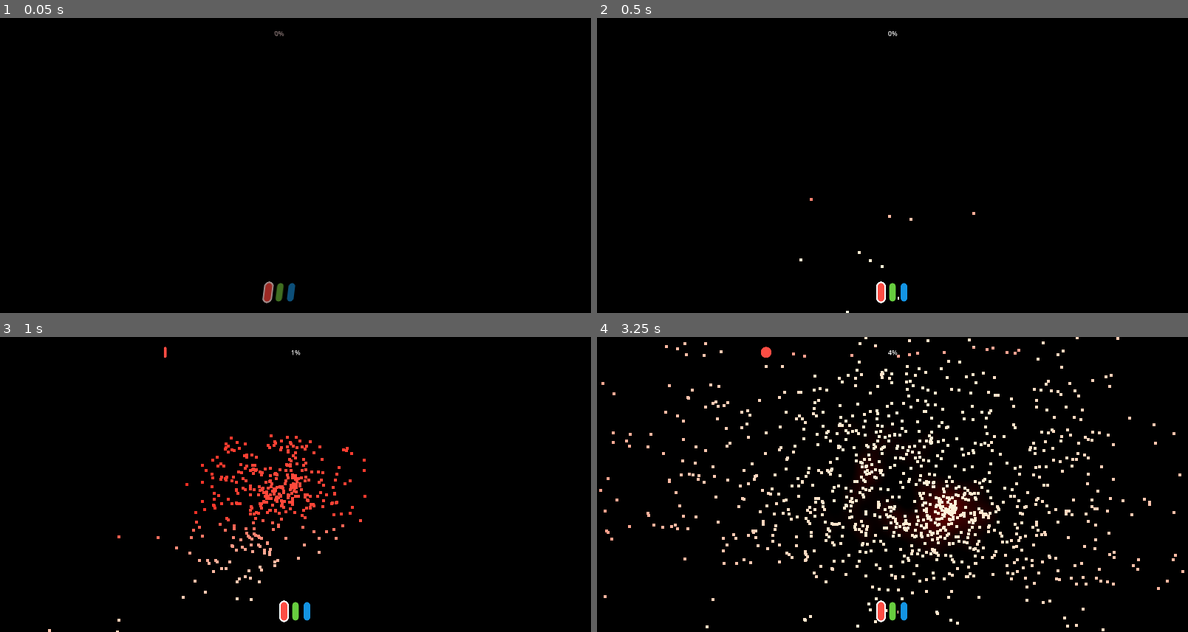
Above: before the commit, frames 1-4 (two rows, left to right).
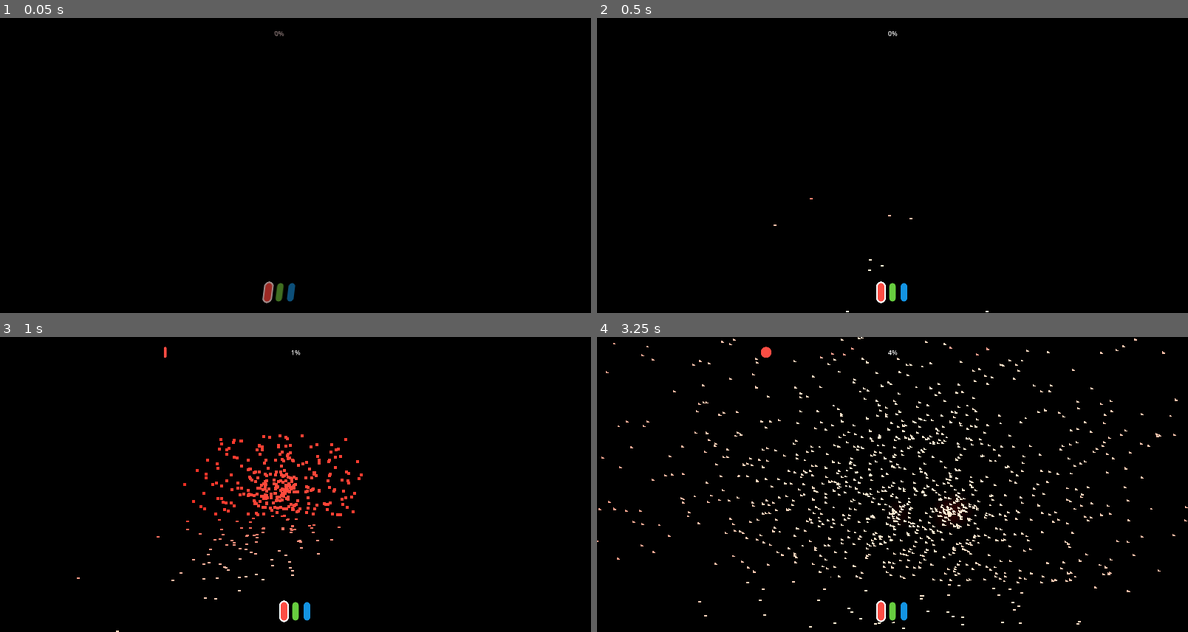
Above: after the commit, the same moments.

Repository: excessive/ludum-dare-59
Game: Godot game, scene res://main.tscn
Same seed, same stepped clock (60 frames per second), same inputs: the game is played once before the commit and once after it.
Inputs (mouse positions are in pixels of both pictures, inside the frame that each line leads up to):
- Up to frame 1 (0.05 s): no input
- Up to frame 2 (0.5 s): no input
- Up to frame 3 (1 s): press the mouse at (295, 484) at 0.53 s; hold D (move_right) from 0.53 s (still down); tap Space (jump) at 0.77 s
- Up to frame 4 (3.25 s): move the mouse to (862, 484) at 1.27 s; release D (move_right) at 1.28 s; release the mouse at (862, 484) at 1.28 s; hold W (move_forward) from 1.28 s (still down); tap K (look_down) at 1.35 s; tap Space (jump) at 1.52, 3.02 s; click (862, 484) at 1.55 s; move the mouse to (904, 478) at 2.02 s; press the mouse at (904, 478) at 2.03 s; tap J (look_left) at 2.1 s; move the mouse to (886, 490) at 2.77 s; release the mouse at (886, 490) at 2.78 s; tap L (look_right) at 2.85 s; click (886, 490) at 3.05 s

Frame 1 is identical in both runs. In frame 2, less than 0.1% of the frame differs, in the area x 29-67%, y 61-100%; in frame 3, 2.5%; in frame 4, 8.6%, in the area x 0-100%, y 0-100%.

Commit message:
add hidden object layer, enable depth test on points again

Diff:
--- a/main.tscn
+++ b/main.tscn
@@ -8,6 +8,7 @@
 [ext_resource type="Resource" uid="uid://cyti56t87kill" path="res://tools/lidar_red.tres" id="5_4c57u"]
 [ext_resource type="Resource" uid="uid://dvfglbdfr7fn2" path="res://tools/lidar_green.tres" id="6_efxa6"]
 [ext_resource type="Resource" uid="uid://eltofybuxpyy" path="res://tools/lidar_blue.tres" id="7_dg77c"]
+[ext_resource type="Resource" uid="uid://cs1w3i27o4b6k" path="res://tools/lidar_white.tres" id="8_4c57u"]
 [ext_resource type="Shader" uid="uid://bv303twpcdqu2" path="res://camera.gdshader" id="9_kek77"]
 
 [sub_resource type="GDScript" id="GDScript_gy4lr"]
@@ -199,6 +200,7 @@
 collision_mask = 0
 script = ExtResource("3_5vw27")
 channels = Array[ExtResource("4_kek77")]([ExtResource("5_4c57u"), ExtResource("6_efxa6"), ExtResource("7_dg77c")])
+alert_channels = Array[ExtResource("4_kek77")]([ExtResource("8_4c57u")])
 sensor = NodePath("../../sensor")
 player = NodePath("../..")
 metadata/_custom_type_script = "uid://bdddwpodg4mor"
@@ -227,6 +229,7 @@
 
 [node name="CSGBox3D" type="CSGBox3D" parent="." unique_id=411536473]
 transform = Transform3D(1, 0, 0, 0, 1, 0, 0, 0, 1, 0, 4.892029, 0)
+layers = 3841
 use_collision = true
 collision_layer = 15
 size = Vector3(37.893555, 10.784058, 30.077148)
@@ -292,6 +295,13 @@
 collision_mask = 4
 size = Vector3(4.3203125, 4.8129883, 2.834961)
 
+[node name="CSGBox3D3" type="CSGBox3D" parent="." unique_id=1997544092]
+transform = Transform3D(1, 0, 0, 0, 1, 0, 0, 0, 1, -9.359021, 7.2399297, -1.2602086)
+use_collision = true
+collision_layer = 256
+collision_mask = 257
+size = Vector3(4.3203125, 4.8129883, 2.834961)
+
 [node name="ColorRect" type="ColorRect" parent="." unique_id=901928369]
 material = SubResource("ShaderMaterial_4c57u")
 anchors_preset = 15
--- a/player.gd
+++ b/player.gd
@@ -11,10 +11,10 @@
 func _on_area_entered(area: Area3D):
 	if area.is_in_group(&"lose_trigger"):
 		print("you died")
-		get_tree().reload_current_scene()
+		get_tree().call_deferred(&"reload_current_scene")
 	if area.is_in_group(&"win_trigger"):
 		print("you won but i have no win scene so do it again")
-		get_tree().reload_current_scene()
+		get_tree().call_deferred(&"reload_current_scene")
 
 func _physics_process(delta: float) -> void:
 	if not is_on_floor():
--- a/player_camera.gd
+++ b/player_camera.gd
@@ -23,3 +23,7 @@
 
 func _on_lidar_channel_updated(channel: LidarChannel) -> void:
 	cull_mask = channel.visibility_mask
+	set_cull_mask_value(9, true)
+	set_cull_mask_value(10, true)
+	set_cull_mask_value(11, true)
+	set_cull_mask_value(12, true)
--- a/tools/lidar.gd
+++ b/tools/lidar.gd
@@ -4,6 +4,8 @@
 const LidarMesh = preload("res://tools/lidar_mesh.gd")
 
 @export var channels: Array[LidarChannel] = []
+@export var alert_channels: Array[LidarChannel] = []
+
 var current_channel := 0
 @export_range(1, 25, 0.5) var lidar_range_active: float = 25.0
 @export_range(1, 25, 0.5) var lidar_range_passive: float = 10.0
@@ -18,7 +20,6 @@
 var lidar_charge := 1.0
 var lidar_idle := 0.0
 
-var mesh := LidarMesh.new()
 @export var sensor: Area3D
 @export var player: PhysicsBody3D
 
@@ -26,21 +27,40 @@
 signal channel_updated(channel: LidarChannel)
 signal channel_status_updated(channel: LidarChannel)
 
+var meshes: Dictionary[LidarChannel, LidarMesh] = {}
+
 func _ready() -> void:
-	add_child(mesh)
-	mesh.set_limit(lidar_max_count)
-	mesh.global_position = Vector3.ZERO
-
 	if channels.is_empty():
 		return
 
 	# register all the channels for UI, etc
 	for channel in channels:
+		var mesh := LidarMesh.new()
+		add_child(mesh)
+		meshes[channel] = mesh
+		mesh.set_limit(lidar_max_count)
+		mesh.set_channel(channel)
+		mesh.global_position = Vector3.ZERO
 		channel_status_updated.emit(channel)
 
+	for channel in alert_channels:
+		var mesh := LidarMesh.new()
+		add_child(mesh)
+		meshes[channel] = mesh
+		mesh.set_limit(lidar_max_count)
+		mesh.set_channel(channel)
+		mesh.global_position = Vector3.ZERO
+
 	current_channel = wrapi(current_channel, 0, channels.size())
-	channel_updated.connect(mesh.change_channel)
+	channel_updated.connect(_on_channel_changed)
 	channel_updated.emit(channels[current_channel])
+
+func _on_channel_changed(_channel: LidarChannel):
+	for mesh: LidarMesh in meshes.values():
+		mesh.clear()
+
+func _record(channel: LidarChannel, pos: Vector3):
+	meshes[channel].record(pos)
 
 func _cycle_channel(offset: int) -> bool:
 	var new_channel = wrapi(current_channel + offset, 0, channels.size())
@@ -62,8 +82,7 @@
 	if event.is_action_pressed(&"scan_channel_next"):
 		_try_cycle_channels(1)
 
-func _scan(active: bool):
-	var channel := channels[current_channel]
+func _scan(channel: LidarChannel, active: bool):
 	var dss := get_world_3d().direct_space_state
 	var from := global_position
 	var exclusions = [ get_rid() ]
@@ -84,7 +103,7 @@
 		var ray := PhysicsRayQueryParameters3D.create(from, to, channel.visibility_mask, exclusions)
 		var hit := dss.intersect_ray(ray)
 		if hit:
-			mesh.record(hit["position"])
+			_record(channel, hit["position"])
 
 func _check_channel_blocks():
 	if not sensor:
@@ -118,7 +137,6 @@
 						#print("channel %s blocked by %s" % [channel, body])
 						channel.blocked = true
 						break
-				#mesh.record(hit["position"])
 
 		if channel.blocked:
 			if channel.blocked != was_blocked:
@@ -139,6 +157,11 @@
 		if channel.blocked != was_blocked:
 			channel_status_updated.emit(channel)
 
+func _scan_current(active: bool):
+	_scan(channels[current_channel], active)
+	for channel in alert_channels:
+		_scan(channel, active)
+
 func _physics_process(delta: float) -> void:
 	if channels.is_empty():
 		return
@@ -147,12 +170,12 @@
 	if Input.is_action_pressed(&"scan"):
 		lidar_idle = 0
 		if lidar_charge > 0:
-			_scan(true)
+			_scan_current(true)
 			lidar_charge = maxf(0, lidar_charge - delta * lidar_drain_rate)
 			charge_updated.emit(lidar_charge)
 		pass
 	else:
-		_scan(false)
+		_scan_current(false)
 		lidar_idle = minf(lidar_charge_delay, lidar_idle + delta)
 		if lidar_idle >= lidar_charge_delay:
 			lidar_charge = minf(1, lidar_charge + delta * lidar_charge_rate)
--- a/tools/lidar_blue.tres
+++ b/tools/lidar_blue.tres
@@ -5,6 +5,6 @@
 [resource]
 script = ExtResource("1_ig0mo")
 collision_mask = 9
-visibility_mask = 9
+visibility_mask = 8
 color = Color(0.07812985, 0.5809871, 0.89340943, 1)
 metadata/_custom_type_script = "uid://ui4apks0wqds"
--- a/tools/lidar_green.tres
+++ b/tools/lidar_green.tres
@@ -5,6 +5,6 @@
 [resource]
 script = ExtResource("1_g2vr5")
 collision_mask = 5
-visibility_mask = 5
+visibility_mask = 4
 color = Color(0.4058605, 0.8047059, 0.24858811, 1)
 metadata/_custom_type_script = "uid://ui4apks0wqds"
--- a/tools/lidar_mesh.gd
+++ b/tools/lidar_mesh.gd
@@ -10,13 +10,16 @@
 func set_limit(limit: int):
 	scanpoints.resize(limit)
 
-func change_channel(channel: LidarChannel):
-	material.albedo_color = Color.BLACK
-	material.emission = channel.color
+func clear():
 	scancursor = 0
 	scancount = 0
 	need_update = false
 	scanmesh.clear_surfaces()
+
+func set_channel(channel: LidarChannel):
+	layers = channel.visibility_mask
+	material.albedo_color = Color.BLACK
+	material.emission = channel.color
 
 func record(world_point: Vector3):
 	scancursor = wrapi(scancursor + 1, 0, scanpoints.size())
@@ -35,7 +38,7 @@
 	material.emission_energy_multiplier = 3
 	material.point_size = 4
 	material.distance_fade_mode = BaseMaterial3D.DISTANCE_FADE_PIXEL_DITHER
-	material.no_depth_test = true
+	#material.no_depth_test = true
 	material.distance_fade_min_distance = 30
 	material.distance_fade_max_distance = 15
 	material.use_point_size = true
--- a/tools/lidar_red.tres
+++ b/tools/lidar_red.tres
@@ -5,6 +5,6 @@
 [resource]
 script = ExtResource("1_ie6in")
 collision_mask = 3
-visibility_mask = 3
+visibility_mask = 2
 color = Color(0.9908442, 0.30506372, 0.26876882, 1)
 metadata/_custom_type_script = "uid://ui4apks0wqds"
--- /dev/null
+++ b/tools/lidar_white.tres
@@ -0,0 +1,9 @@
+[gd_resource type="Resource" script_class="LidarChannel" format=3 uid="uid://cs1w3i27o4b6k"]
+
+[ext_resource type="Script" uid="uid://ui4apks0wqds" path="res://tools/lidar_channel.gd" id="1_h1uxt"]
+
+[resource]
+script = ExtResource("1_h1uxt")
+collision_mask = 257
+visibility_mask = 256
+metadata/_custom_type_script = "uid://ui4apks0wqds"
